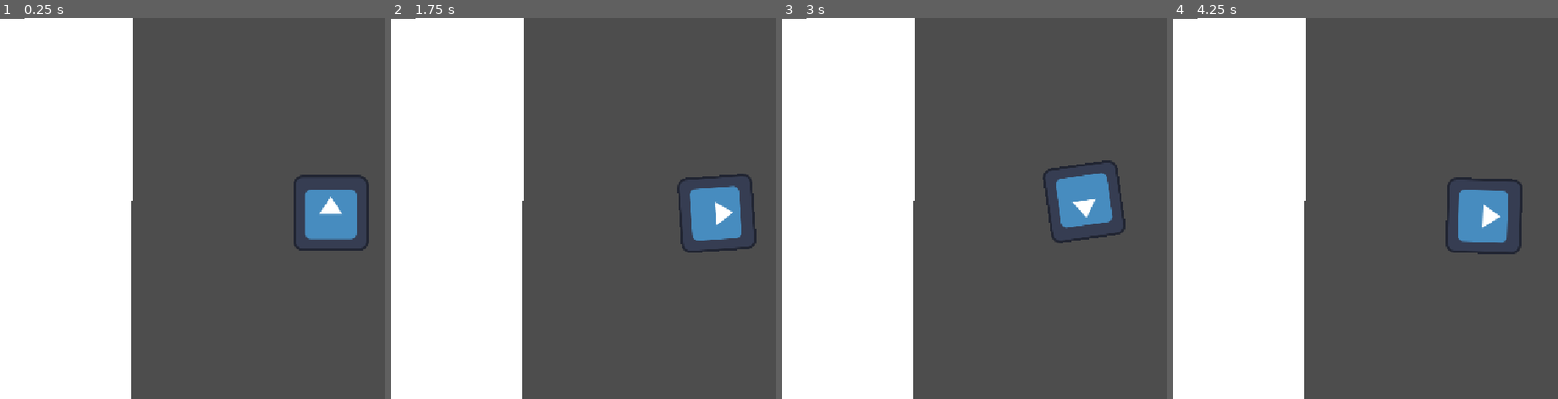
Above: before the commit, frames 1-4 (left to right).
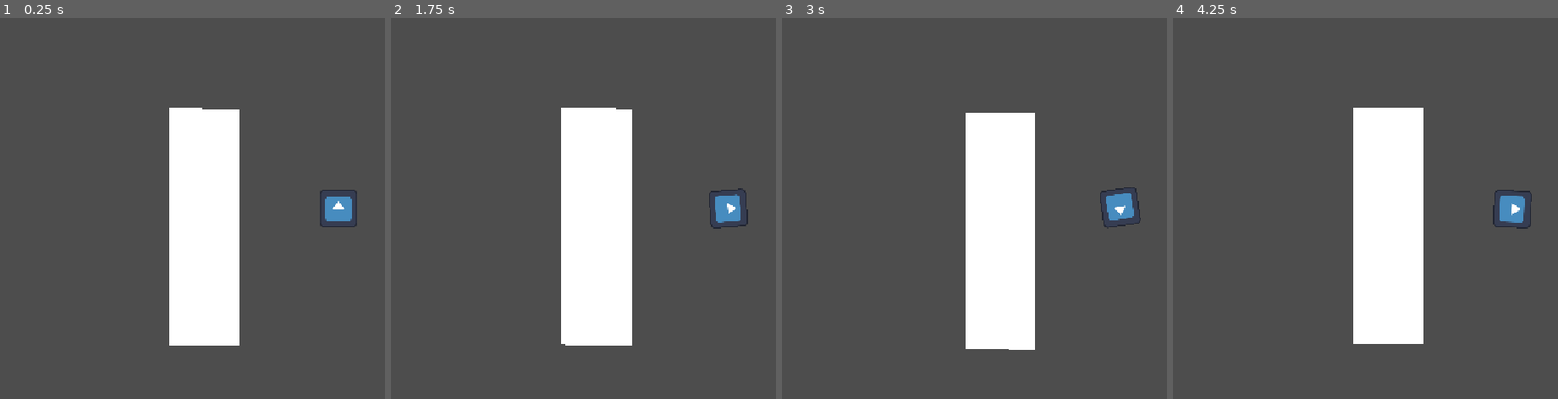
Above: after the commit, the same moments.

Repository: BejtullaAjeti/godot-racer-2d
Game: Godot game, scene res://track.tscn
Two runs of this game, one before a commit and one after it. Both use one fixed random seed, a clock stepped at 60 frames per second and the inputs below. Before the commit the project has no main scene; this scene is started directly in both runs. The engine's default icon, where the game draws it, is replaced by a stand-in: a white triangle on a blue panel in a dark square.
Inputs:
- Up to frame 1 (0.25 s): no input
- Up to frame 2 (1.75 s): tap Enter at 0.5 s; hold D (steer_right) 0.53-1.28 s; hold S (brake) from 1.28 s (still down)
- Up to frame 3 (3 s): release S (brake) at 2.03 s; hold D (steer_right) 2.03-2.78 s; hold W (accelerate) from 2.78 s (still down)
- Up to frame 4 (4.25 s): release W (accelerate) at 3.53 s; hold A (steer_left) from 3.53 s (still down)

The runs differ from the first frame. In frame 1, 48% of the frame differs, in the area x 0-96%, y 0-100%; in frame 2, 48%; in frame 3, 48%, in the area x 0-94%, y 0-100%; in frame 4, 48%.

Commit message:
Add camera follow to car

Diff:
--- a/car.tscn
+++ b/car.tscn
@@ -15,3 +15,10 @@
 [node name="CollisionShape2D" type="CollisionShape2D" parent="." unique_id=887109893]
 position = Vector2(0.25, 0.25)
 shape = SubResource("RectangleShape2D_uoj53")
+
+[node name="Camera2D" type="Camera2D" parent="." unique_id=1137427045]
+zoom = Vector2(0.5, 0.5)
+limit_smoothed = true
+position_smoothing_enabled = true
+rotation_smoothing_enabled = true
+rotation_smoothing_speed = 1.0
--- a/project.godot
+++ b/project.godot
@@ -11,6 +11,7 @@
 [application]
 
 config/name="racer-2d"
+run/main_scene="uid://y73su0hxumui"
 config/features=PackedStringArray("4.7", "Mobile")
 config/icon="res://icon.svg"
 
--- a/track.tscn
+++ b/track.tscn
@@ -17,4 +17,4 @@
 shape = SubResource("RectangleShape2D_2tumd")
 
 [node name="Polygon2D" type="Polygon2D" parent="StaticBody2D" unique_id=850247569]
-polygon = PackedVector2Array(1, 3, -11, 796, 223, 794, 226, -8)
+polygon = PackedVector2Array(-12, -8, -11, 796, 226, 797, 226, -7)
